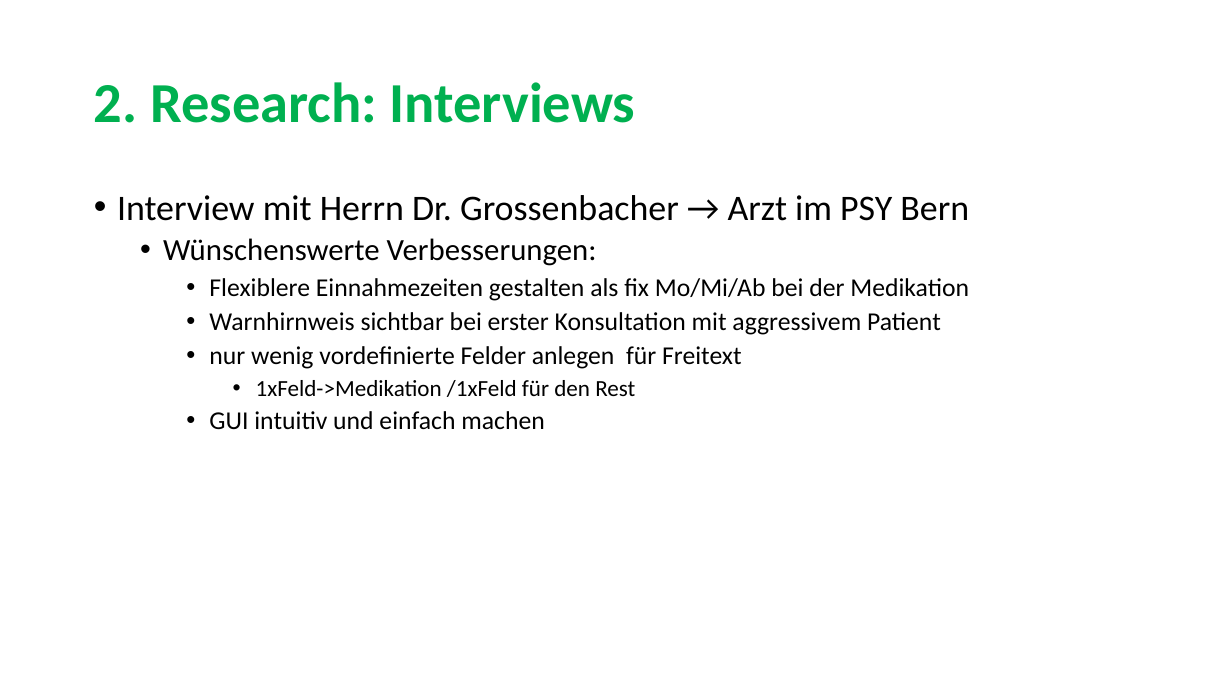
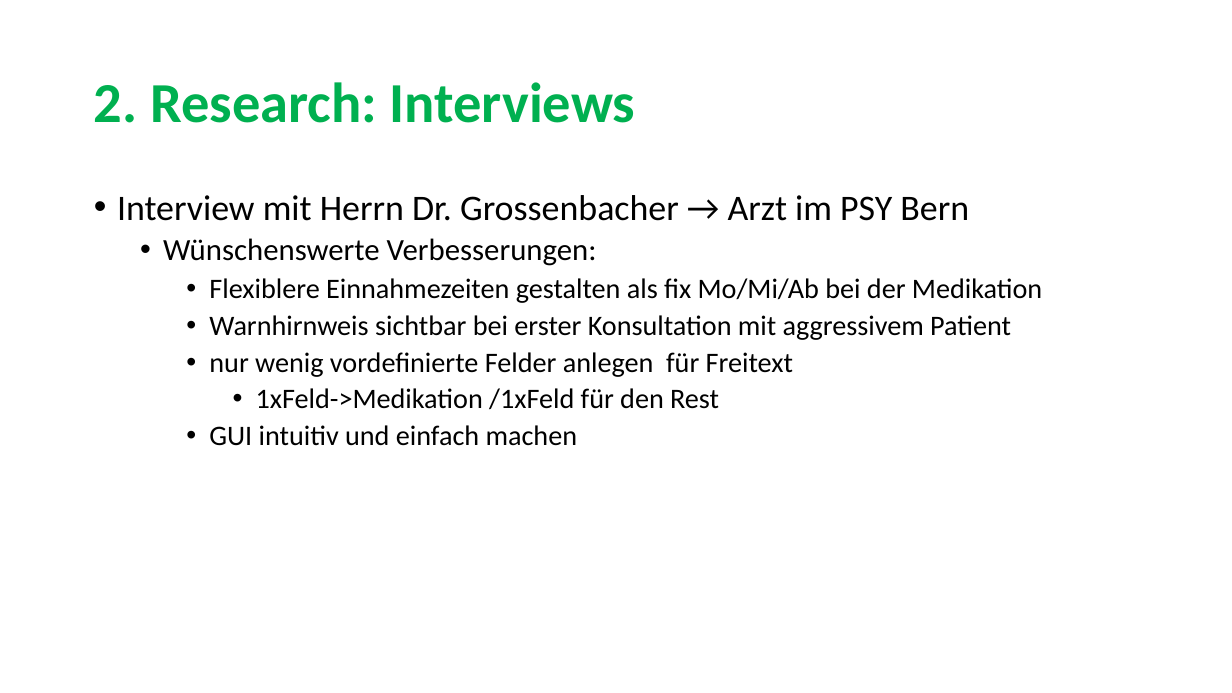
Before and after one commit to sarahmele/ch.bfh.btx8081.w2015.green, a slide deck: slide 6 of doc/task03/Task3.pptx. Drawn at 1232x693 pixels with LibreOffice and Linux fonts; fonts in the diff are those of the drawing. Boxes give left, top, right and bottom in pixels: in the first picture for what was removed or moved away, otherwise in the second. Text is boxed around its words. In the diff, an @@ line names an element or a change of style, - is before the commit and + after.

```diff
--- a/doc/task03/Task3.pptx
+++ b/doc/task03/Task3.pptx
@@ text at bbox=[209, 278, 1042, 446]: size 20 to 22 pt in "Flexiblere Einnahmezeiten gestalten als fix Mo/Mi/Ab bei ...", "Warnhirnweis sichtbar bei erster Konsultation mit aggressive ...", "nur wenig vordefinierte Felder anlegen für Freitext", "GUI intuitiv und einfach machen"; size 18 to 22 pt in "1xFeld->Medikation /1xFeld für den Rest" @@
```
Also in this commit, not shown: 8 other slides changed.
